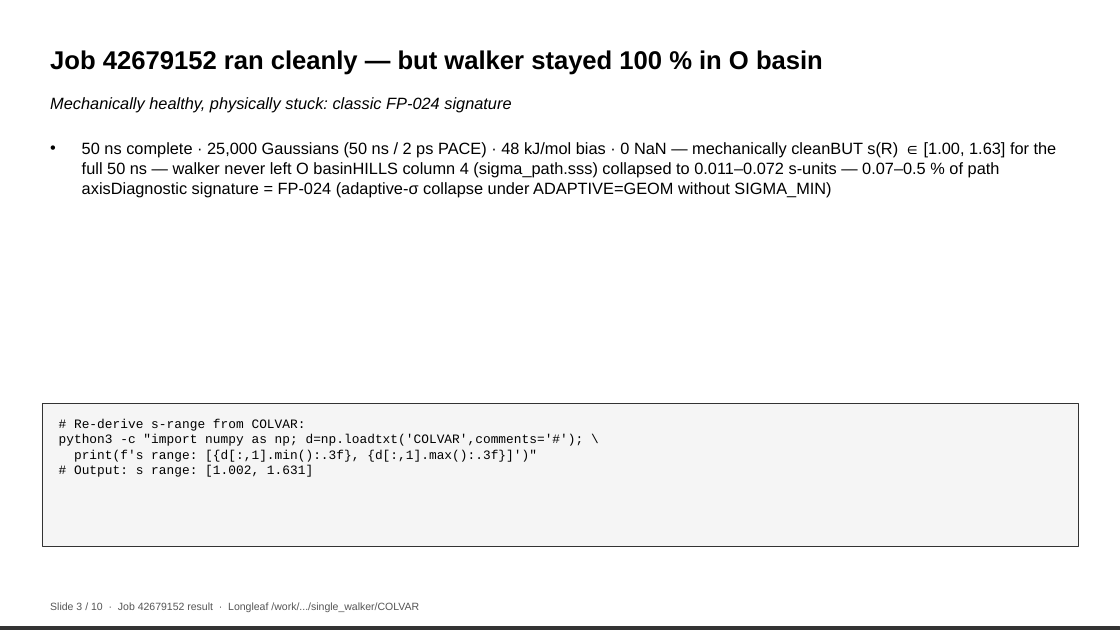
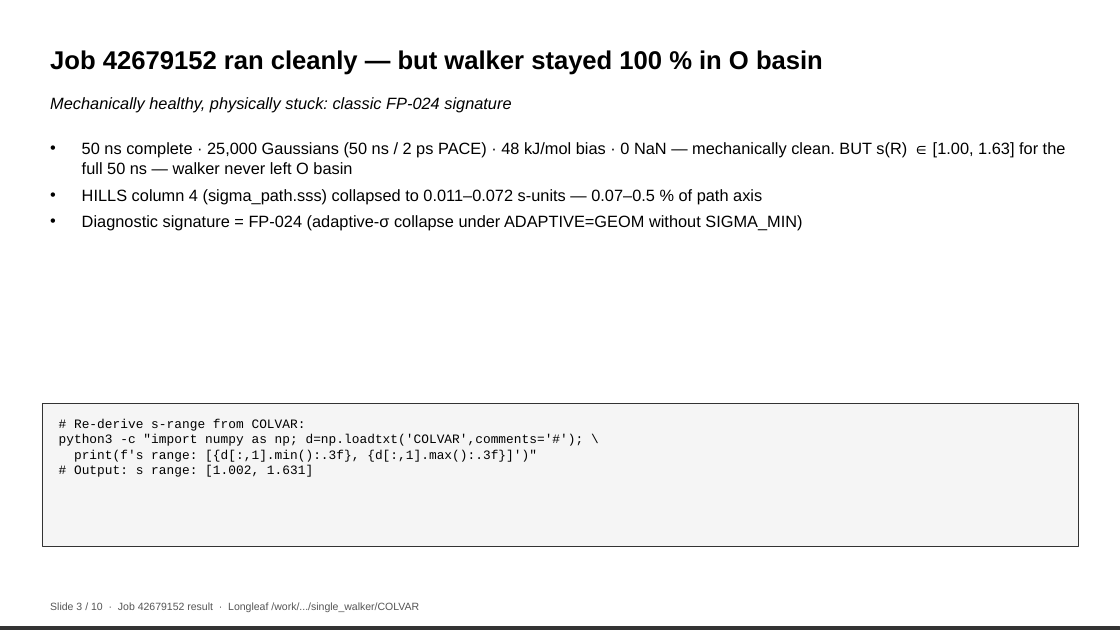
Before and after one commit to alex051107/trpb-metadynamics-replication, a slide deck: slide 3 of reports/GroupMeeting_2026-04-17.pptx. Drawn at 1120x630 pixels with LibreOffice and Linux fonts; fonts in the diff are those of the drawing. Boxes give left, top, right and bottom in pixels: in the first picture for what was removed or moved away, otherwise in the second. Text is boxed around its words. In the diff, an @@ line names an element or a change of style, - is before the commit and + after.

```diff
--- a/reports/GroupMeeting_2026-04-17.pptx
+++ b/reports/GroupMeeting_2026-04-17.pptx
@@ text at (82, 142, 1066, 231): text changed @@
-• 50 ns complete · 25,000 Gaussians (50 ns / 2 ps PACE) · 48 kJ/mol bias · 0 NaN — mechanically cleanBUT s(R) ∈ [1.00, 1.63] for the full 50 ns — walker never left O basinHILLS column 4 (sigma_path.sss) collapsed to 0.011–0.072 s-units — 0.07–0.5 % of path axisDiagnostic signature = FP-024 (adaptive-σ collapse under ADAPTIVE=GEOM without SIGMA_MIN)
+• 50 ns complete · 25,000 Gaussians (50 ns / 2 ps PACE) · 48 kJ/mol bias · 0 NaN — mechanically clean. BUT s(R) ∈ [1.00, 1.63] for the full 50 ns — walker never left O basin
+• HILLS column 4 (sigma_path.sss) collapsed to 0.011–0.072 s-units — 0.07–0.5 % of path axis
+• Diagnostic signature = FP-024 (adaptive-σ collapse under ADAPTIVE=GEOM without SIGMA_MIN)
```
Also in this commit, not shown: 1 slide removed, 23 other files.
